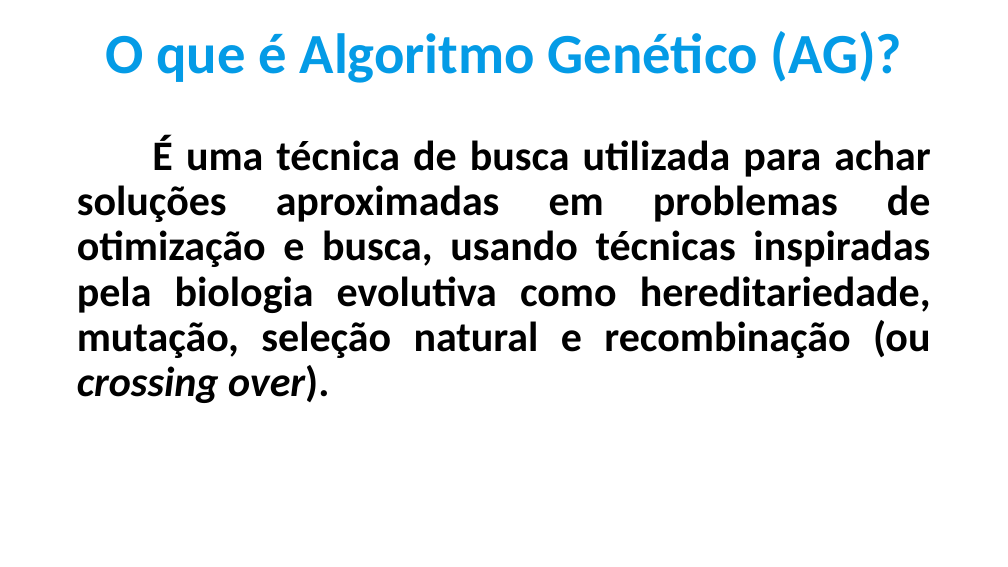
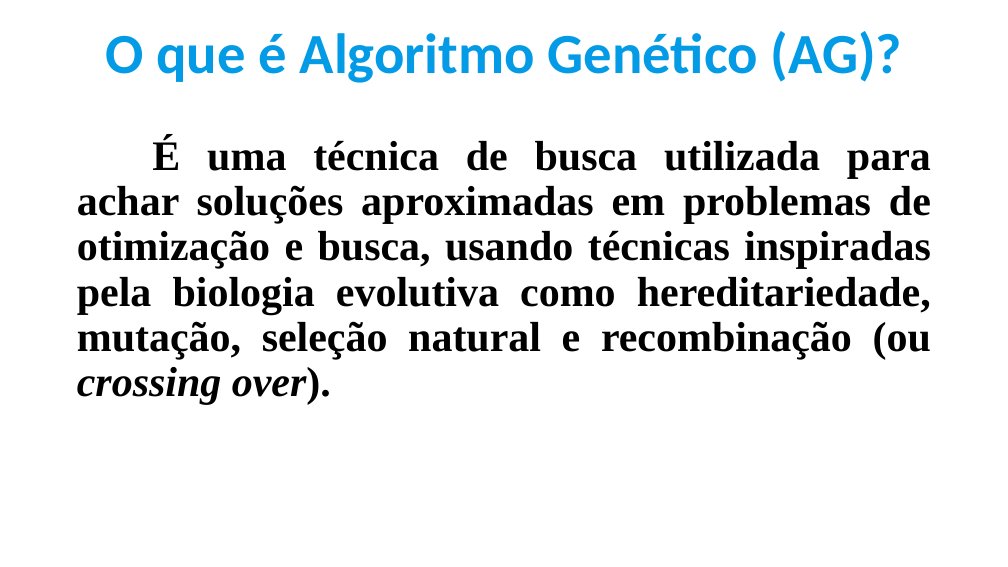
Before and after one commit to IgorSantos1996/GeneticAlgorithms, a slide deck: slide 4 of Apresentação.pptx. Drawn at 1008x567 pixels with LibreOffice and Linux fonts; fonts in the diff are those of the drawing. Boxes give left, top, right and bottom in pixels: in the first picture for what was removed or moved away, otherwise in the second. Text is boxed around its words. In the diff, an @@ line names an element or a change of style, - is before the commit and + after.

```diff
--- a/Apresentação.pptx
+++ b/Apresentação.pptx
@@ text "É uma técnica de busca ..." at <box>77,137,931,404</box>: font Calibri to Times New Roman @@
```
Also in this commit, not shown: 3 other slides changed.
